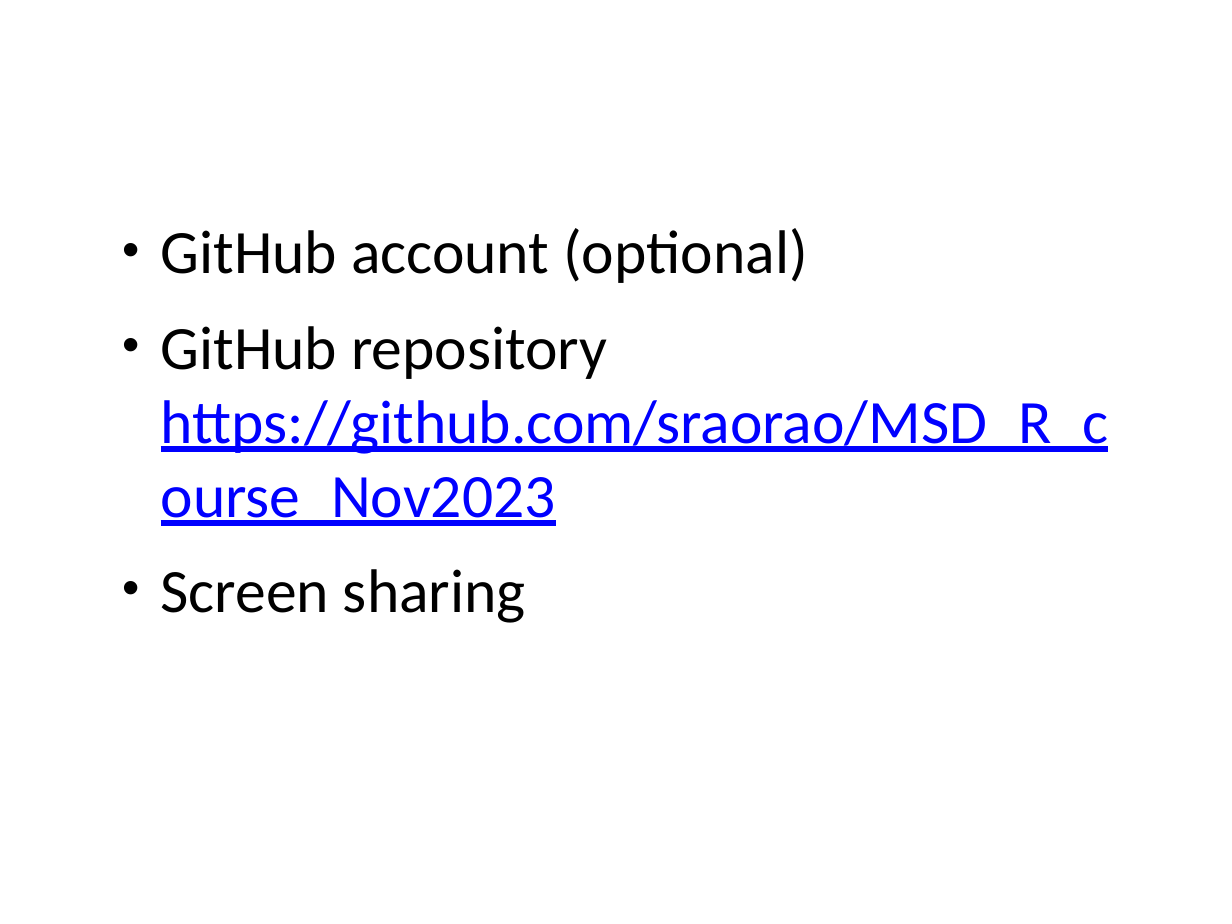
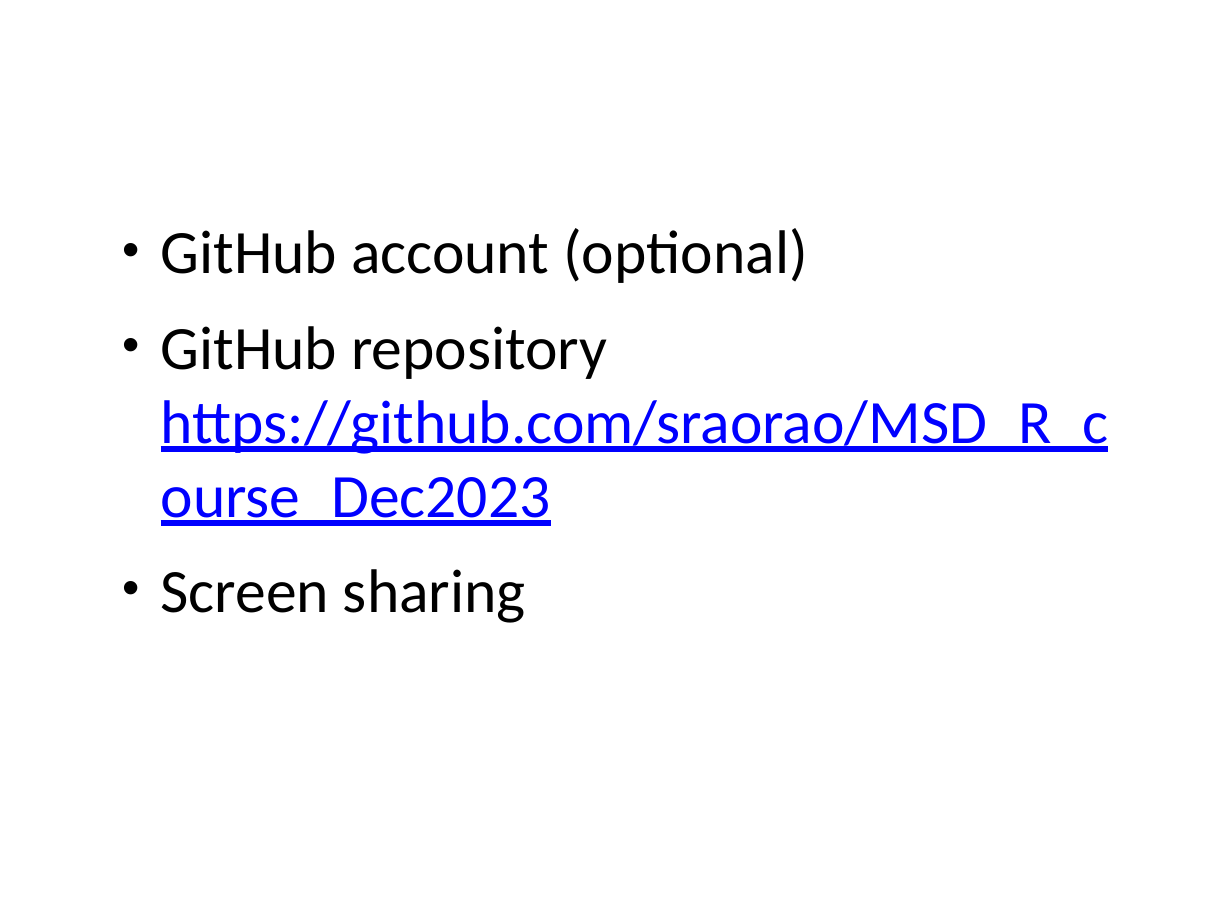
Before and after one commit to sraorao/MSD_R_course_Dec2023, a slide deck: slide 3 of powerpoint/Session1.pptx. Drawn at 1232x924 pixels with LibreOffice and Linux fonts; fonts in the diff are those of the drawing. Boxes give left, top, right and bottom in pixels: in the first picture for what was removed or moved away, otherwise in the second. Text is boxed around its words. In the diff, an @@ line names an element or a change of style, - is before the commit and + after.

```diff
--- a/powerpoint/Session1.pptx
+++ b/powerpoint/Session1.pptx
@@ text at (161,326,1109,526): text changed @@
-• GitHub repository https://github.com/sraorao/MSD_R_course_Nov2023
+• GitHub repository https://github.com/sraorao/MSD_R_course_Dec2023
```
Also in this commit, not shown: 5 other files.
